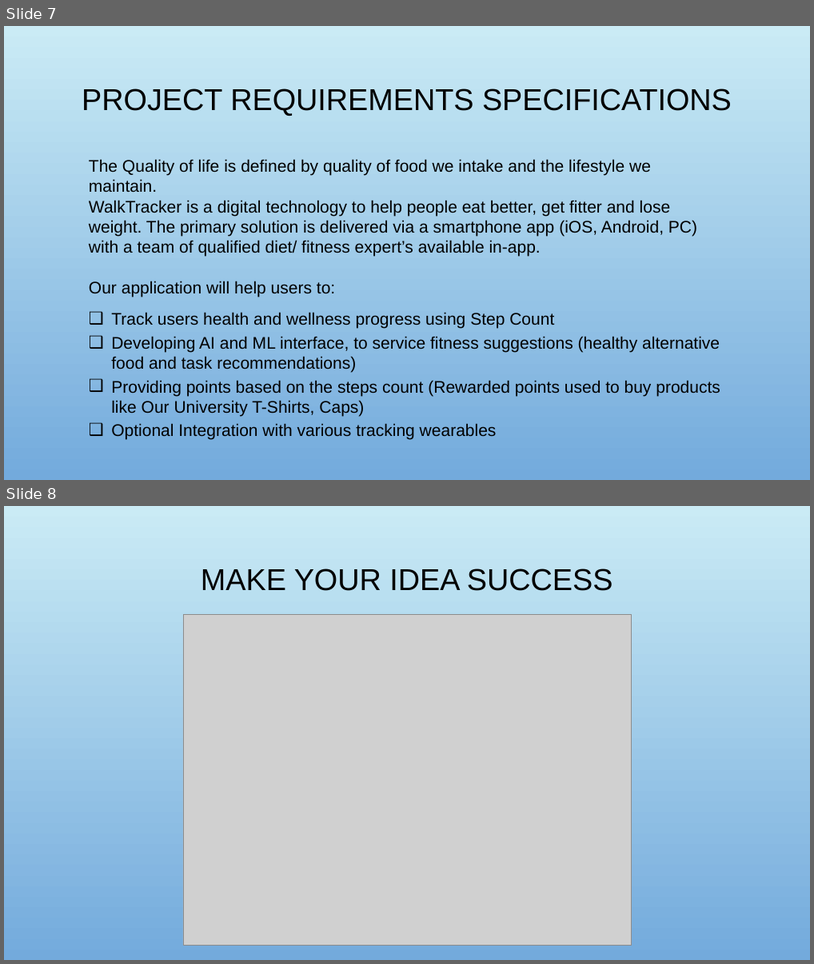
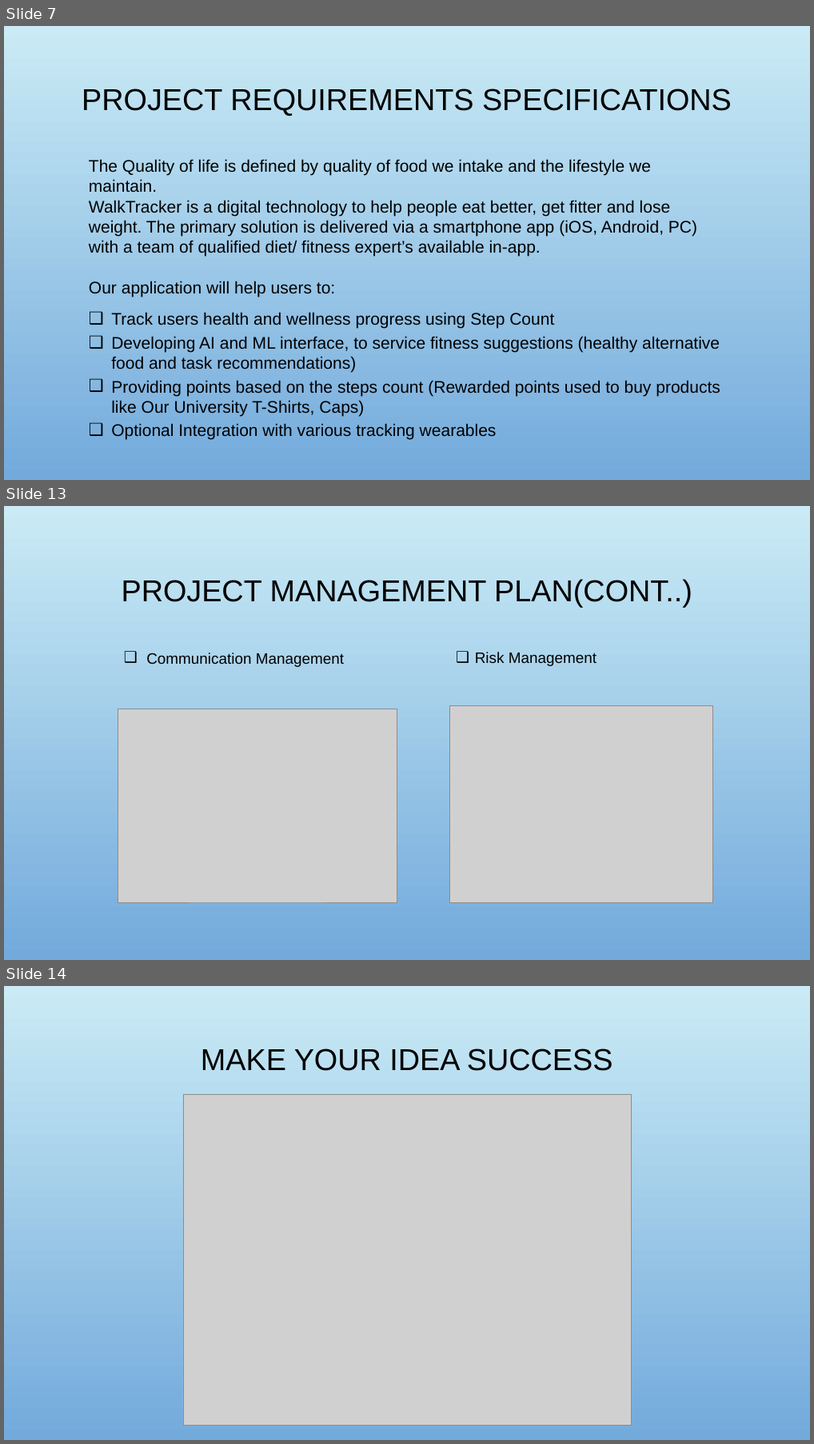
Before and after one commit to RaviTeja444/health-wellness, a slide deck: docs/presentation/Walk_Tracker.pptx. Shown one above the other, each under a label of ours: slides 7 and 8 before the commit, slides 7, 13 and 14 after it; the slides between them are not shown. The pictures are 814x964 and 814x1444 pixels, drawn with LibreOffice and Linux fonts; fonts in the diff are those of the drawing; grey boxes stand for pictures; background and template pictures are left out. Boxes give left, top, right and bottom in pixels: in the first picture for what was removed or moved away, otherwise in the second. Text is boxed around its words. In the diff, an @@ line names an element or a change of style, - is before the commit and + after.

Commit message:
Adding Software Management plan to presentation

```diff
--- a/docs/presentation/Walk_Tracker.pptx
+++ b/docs/presentation/Walk_Tracker.pptx
@@ slide 13 added at (4,506,810,960), background picture (left out) @@
@@ title added at (122,579,693,607), 36 pt, text #000000 @@
+PROJECT MANAGEMENT PLAN(CONT..)
@@ text added at (146,652,344,667), 18 pt, text #000000 @@
+❑ Communication Management
@@ text added at (475,652,597,666), 18 pt, text #000000 @@
+❑ Risk Management
@@ picture added at (118,709,398,902) @@
@@ picture added at (450,706,714,902) @@
@@ what was slide 8 is now slide 14 @@
```
Also in this commit, not shown: 5 other slides added, 2 other files.
